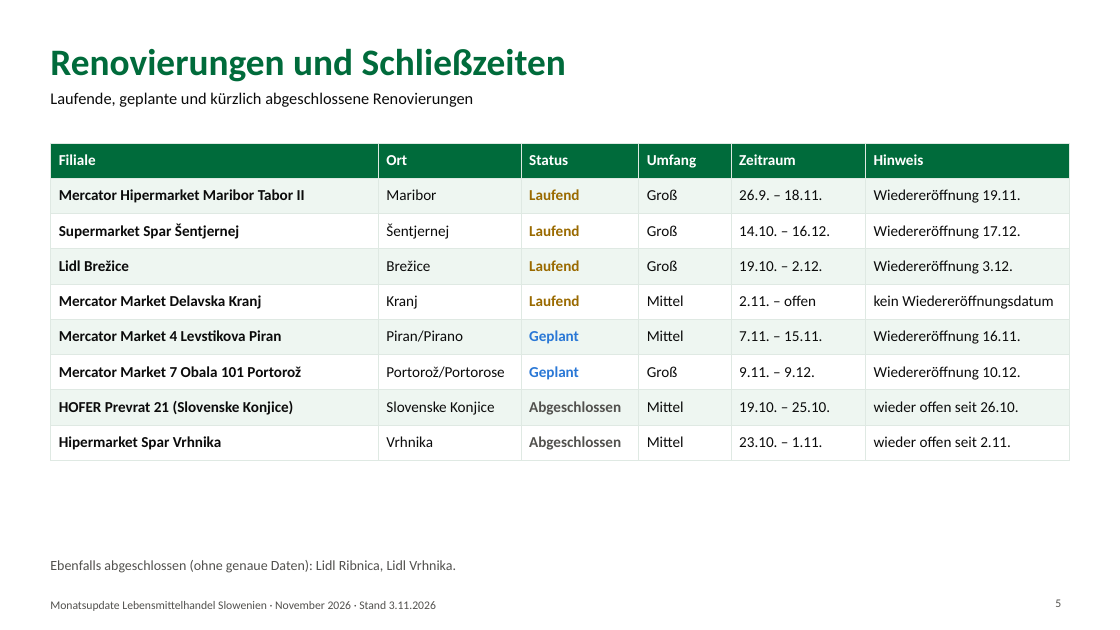
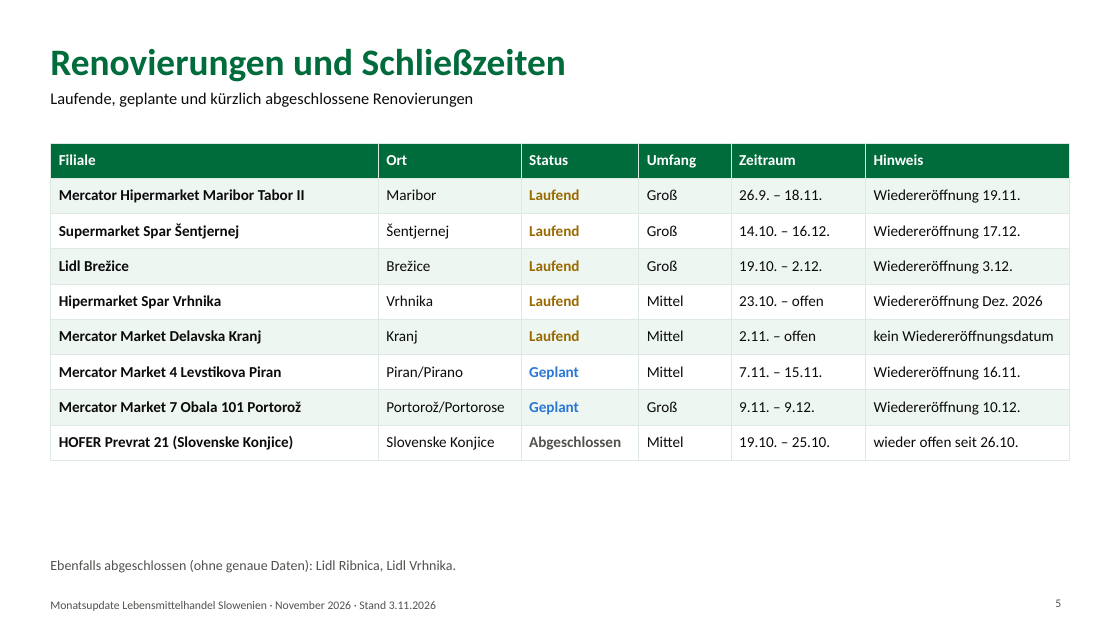
Before and after one commit to petersparnepremicnine-del/filialtracker-update, a slide deck: slide 5 of archiv/2026-11.pptx. Drawn at 1120x630 pixels with LibreOffice and Linux fonts; fonts in the diff are those of the drawing. Boxes give left, top, right and bottom in pixels: in the first picture for what was removed or moved away, otherwise in the second. Text is boxed around its words. In the diff, an @@ line names an element or a change of style, - is before the commit and + after.

```diff
--- a/archiv/2026-11.pptx
+++ b/archiv/2026-11.pptx
@@ table at <box>50,143,1070,454</box> @@
+row 5: Hipermarket Spar Vrhnika | Vrhnika | Laufend | Mittel | 23.10. – offen | Wiedereröffnung Dez. 2026
-row 9: Hipermarket Spar Vrhnika | Vrhnika | Abgeschlossen | Mittel | 23.10. – 1.11. | wieder offen seit 2.11.
```
Also in this commit, not shown: 2 other slides changed, 7 other files.
